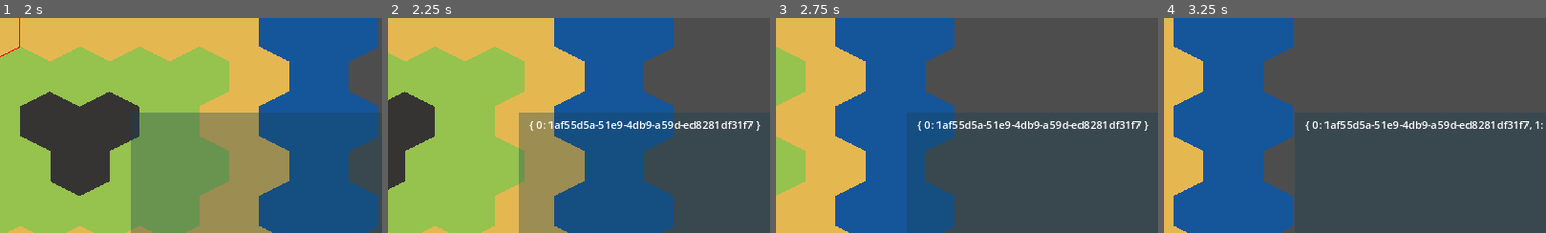
Above: before the commit, frames 1-4 (left to right).
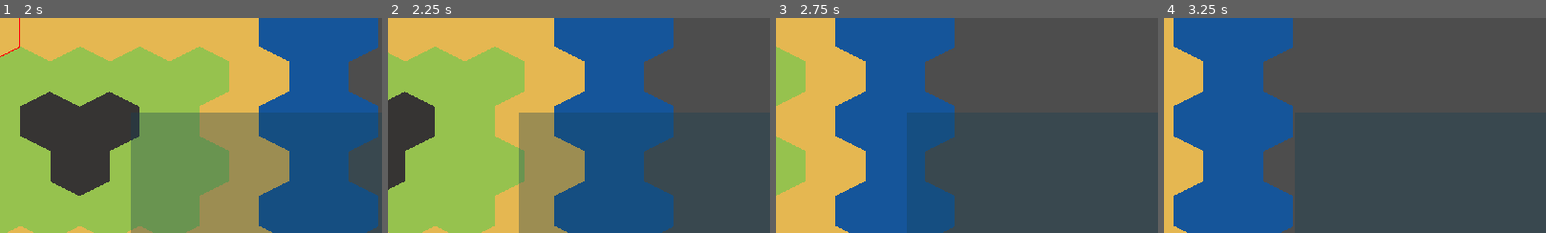
Above: after the commit, the same moments.

Repository: Z-Puyu/project-archaetech
Game: Godot game, scene res://common/main.tscn
Two runs of this game, one before a commit and one after it. Both use one fixed random seed, a clock stepped at 60 frames per second and the inputs below.
Inputs (mouse positions are % of the whole screen's width and height, from its top left):
- Up to frame 1 (2 s): click "Play" at 0.5 s; tap Enter at 1.25 s; move the mouse to (72, 45) at 1.27 s; hold Right (ui_right) from 1.28 s (still down); hold Mouse wheel down (wheel_down) from 1.28 s (still down); click (72, 45) at 1.42 s; tap Space (ui_select) at 1.52 s
- Up to frame 2 (2.25 s): release Right (ui_right) at 2 s; release Mouse wheel down (wheel_down) at 2 s; click "New Unit" at 2 s
- Up to frame 3 (2.75 s): no input
- Up to frame 4 (3.25 s): click "New Unit" at 2.75 s
The pictures show only the part of the screen within x 50-100%, y 41-91%; the shares and areas given below are measured in that part.

Frame 1 is identical in both runs. In frame 2, 1.1% of the frame differs, in the area x 37-98%, y 48-53%; in frame 3, 1.1%; in frame 4, 1.1%, in the area x 37-100%, y 48-53%.

Commit message:
Add terrains

Diff:
--- a/assets/buildings/ForestryBuilding.tscn
+++ b/assets/buildings/ForestryBuilding.tscn
@@ -1,35 +1,12 @@
-[gd_scene load_steps=9 format=3 uid="uid://cqgtpy301ir2"]
+[gd_scene load_steps=4 format=3 uid="uid://cqgtpy301ir2"]
 
 [ext_resource type="Script" path="res://common/buildings/ProductionBuilding.gd" id="1_5j6vv"]
-[ext_resource type="Resource" uid="uid://bvtxum4q5uj0v" path="res://common/jobs/WoodcutterJob.tres" id="2_abv27"]
-[ext_resource type="Script" path="res://common/buildings/ProductionMethod.gd" id="2_ctvx2"]
-[ext_resource type="Script" path="res://common/buildings/BuildingData.gd" id="3_mphjg"]
-[ext_resource type="Resource" uid="uid://bx07rulho34t1" path="res://common/resources/basic/WoodResource.tres" id="4_ptska"]
+[ext_resource type="Resource" uid="uid://c30c0sshkh4ys" path="res://common/buildings/ForestryBuilding.tres" id="2_fo031"]
 [ext_resource type="Texture2D" uid="uid://bfdfuv51e64ww" path="res://gfx/map-objects/buildings/ForestryBuilding.png" id="5_ap3gh"]
-
-[sub_resource type="Resource" id="Resource_rthfi"]
-script = ExtResource("2_ctvx2")
-name = "Basic"
-recipe = {
-ExtResource("2_abv27"): 2
-}
-
-[sub_resource type="Resource" id="Resource_f3a54"]
-script = ExtResource("3_mphjg")
-name = "Logging Camp"
-icon = ExtResource("5_ap3gh")
-width = 1
-height = 1
-cost = {
-ExtResource("4_ptska"): 100
-}
-time_to_build = 10
-production_methods = Array[ExtResource("2_ctvx2")]([SubResource("Resource_rthfi")])
-activated_production_method = SubResource("Resource_rthfi")
 
 [node name="ForestryBuilding" type="Node2D"]
 script = ExtResource("1_5j6vv")
-data = SubResource("Resource_f3a54")
+data = ExtResource("2_fo031")
 
 [node name="Sprite2D" type="Sprite2D" parent="."]
 texture = ExtResource("5_ap3gh")
--- a/assets/game-data/TileData.gd
+++ /dev/null
@@ -1,16 +0,0 @@
-class_name CellData extends Object
-
-
-var pos: Vector2;
-
-var units: Array[UnitData] = [];
-
-var building: Node2D = null;
-
-var units_count: Array[int] = [0];
-
-func _init(_pos: Vector2):
-	pos = _pos;
-
-func _to_string():
-	return str("position: ", self.pos, "building: ", self.buildings, "units: ", self.units)
--- a/common/Map.gd
+++ b/common/Map.gd
@@ -1,14 +1,20 @@
-extends TileMap
+class_name Map extends TileMap
 
 const MAIN_LAYER: int = 0
 const MAIN_ATLAS: int = 0
-enum TILE_TYPE {PLAIN, OCEAN, FOREST, DESERT, MOUNTAIN}
+enum terrains {
+	PLAIN,
+	OCEAN,
+	FOREST,
+	DESERT,
+	MOUNTAIN
+}
 
 # @onready var debugger: Label = $"../UILayer/ForDebug";
 @onready var InGameUI = get_tree().root.get_node("World/InGameUI/UILayer/InfoPanel")
-var grid: Dictionary # [Vector2i, CellData]
+var grid: Dictionary # [Vector2i, Cell]
 
-signal tile_selected(cell: CellData)
+signal tile_selected(cell: Cell)
 var curr_selected: Vector2i
 
 # Called when the node enters the scene tree for the first time.
@@ -18,7 +24,7 @@
 	for x in range(-1, 12):
 		for y in range(-1, 9):
 			var _pos: Vector2i = Vector2i(x, y)
-			grid[_pos] = CellData.new(_pos)
+			grid[_pos] = Cell.new(_pos)
 
 
 # Called every frame. 'delta' is the elapsed time since the previous frame.
@@ -29,24 +35,24 @@
 	if event is InputEventMouse:
 		if event.is_pressed() and event.button_index == MOUSE_BUTTON_LEFT:
 			var global_cursor_pos: Vector2 = self.make_input_local(event).position
-			var local_selection: Vector2i = self.local_to_map(global_cursor_pos)
-			var atlas_coords: Vector2i = self.get_cell_atlas_coords(MAIN_LAYER, local_selection)
-			var tile_type: int = atlas_coords[0]
+			self.curr_selected = self.local_to_map(global_cursor_pos)
+			var atlas_coords: Vector2i = self.get_cell_atlas_coords(MAIN_LAYER, self.curr_selected)
+			var tile_data: TileData = self.get_cell_tile_data(MAIN_LAYER, self.curr_selected)
+			var terrain: TerrainData = tile_data.get_custom_data("terrain")
 			self.clear_layer(1)
-			self.set_cell(1, local_selection, 0, Vector2i(5, 0))
-			self.curr_selected = local_selection
-			self.tile_selected.emit(grid[local_selection])
-			var f_str: String = "{pos} is ".format({"pos": local_selection})
-			match tile_type:
-				TILE_TYPE.PLAIN:
+			self.set_cell(1, self.curr_selected, 0, Vector2i(5, 0))
+			self.tile_selected.emit(grid[self.curr_selected])
+			var f_str: String = "{pos} is ".format({"pos": self.curr_selected})
+			match terrain.type:
+				terrains.PLAIN:
 					f_str += "a plain."
-				TILE_TYPE.OCEAN:
+				terrains.OCEAN:
 					f_str += "an ocean."
-				TILE_TYPE.FOREST:
+				terrains.FOREST:
 					f_str += "a forest."
-				TILE_TYPE.DESERT:
+				terrains.DESERT:
 					f_str += "a desert."
-				TILE_TYPE.MOUNTAIN:
+				terrains.MOUNTAIN:
 					f_str += "a mountain."
 				_:
 					f_str += "nothing."
@@ -63,10 +69,11 @@
 	if (true):
 		var cell_pos: Vector2i = self.curr_selected
 		var local_coords: Vector2 = self.map_to_local(cell_pos)
-		var curr_cell: CellData = self.grid[cell_pos]
-		if BuildingManager.add_building(cell_pos, local_coords, 0):
-			curr_cell.building = BuildingManager.buildings[cell_pos]
-			self.tile_selected.emit(grid[cell_pos]);
+		var curr_cell: Cell = self.grid.get(cell_pos)
+		var tile_data: TileData = self.get_cell_tile_data(MAIN_LAYER, self.curr_selected)
+		if BuildingManager.add_building(tile_data, cell_pos, local_coords, 0):
+			curr_cell.building = BuildingManager.buildings.get(cell_pos)
+			self.tile_selected.emit(self.grid.get(cell_pos));
 
 func _to_string():
 	return str(grid);
--- /dev/null
+++ b/common/buildings/Building.gd
@@ -0,0 +1,14 @@
+class_name Building extends Node2D
+
+@export var data: BuildingData
+
+func can_be_built(tile_data: TileData) -> bool:
+	var cost: Dictionary = self.data.cost
+	if not (self.data.required_terrains.has(tile_data.get_custom_data("terrain"))):
+		return false
+	for resource in cost.keys():
+		if not ResourceManager.has_enough(resource, cost.get(resource)):
+			print("%s is insufficient! Currently has %f but needs %d!" % [resource, ResourceManager.resources.get(resource), cost.get(resource)])
+			return false
+	print("%s can be built!" % self)
+	return true
--- a/common/buildings/BuildingData.gd
+++ b/common/buildings/BuildingData.gd
@@ -6,6 +6,8 @@
 @export var width: int = 1
 @export var height: int = 1 # The actual height will be 2h - 1 for aesthetic purposes
 @export var cost: Dictionary
+@export var required_terrains: Dictionary
+@export var required_resource: ResourceData
 @export var time_to_build: int
 @export var production_methods: Array[ProductionMethod]
 @export var activated_production_method: ProductionMethod
--- a/common/buildings/ForestryBuilding.tres
+++ b/common/buildings/ForestryBuilding.tres
@@ -1,9 +1,10 @@
-[gd_resource type="Resource" script_class="BuildingData" load_steps=6 format=3 uid="uid://c30c0sshkh4ys"]
+[gd_resource type="Resource" script_class="BuildingData" load_steps=7 format=3 uid="uid://c30c0sshkh4ys"]
 
 [ext_resource type="Resource" uid="uid://bvtxum4q5uj0v" path="res://common/jobs/WoodcutterJob.tres" id="1_x0gsh"]
 [ext_resource type="Script" path="res://common/buildings/BuildingData.gd" id="1_xx76p"]
 [ext_resource type="Script" path="res://common/buildings/ProductionMethod.gd" id="2_6rnoi"]
-[ext_resource type="Resource" uid="uid://bx07rulho34t1" path="res://common/resources/WoodResource.tres" id="3_31gcr"]
+[ext_resource type="Resource" uid="uid://bx07rulho34t1" path="res://common/resources/basic/WoodResource.tres" id="3_31gcr"]
+[ext_resource type="Resource" uid="uid://dxbx5g0bdwsaj" path="res://common/terrain/ForestTerrain.tres" id="4_xbmfo"]
 
 [sub_resource type="Resource" id="Resource_sdvks"]
 script = ExtResource("2_6rnoi")
@@ -20,6 +21,9 @@
 cost = {
 ExtResource("3_31gcr"): 100
 }
+required_terrains = {
+ExtResource("4_xbmfo"): null
+}
 time_to_build = 10
 production_methods = Array[ExtResource("2_6rnoi")]([SubResource("Resource_sdvks")])
 activated_production_method = SubResource("Resource_sdvks")
--- a/common/buildings/ProductionBuilding.gd
+++ b/common/buildings/ProductionBuilding.gd
@@ -1,12 +1,14 @@
-class_name ProductionBuilding extends Node2D
+class_name ProductionBuilding extends Building
 
-@export var data: BuildingData
+const Building = preload("res://common/buildings/Building.gd")
 var employment: Dictionary
+var max_employment: Dictionary
 
 func _ready():
 	var jobs: Dictionary = self.data.activated_production_method.recipe
 	for job in jobs.keys():
 		self.employment[job] = 0
+		self.max_employment[job] = jobs.get(job)
 	GameManager.new_month.connect(self.work)
 
 func work():
@@ -15,25 +17,16 @@
 	for job in employment.keys():
 		ResourceManager.supply(job, employment.get(job))
 		# If the building is under-employed, it will try to recruit
-		if employment.get(job) < self.data.activated_production_method.recipe.get(job):
+		if employment.get(job) < self.max_employment.get(job):
 			employ(job)
 
 func employ(job: JobData):
-	var num_positions: int = self.data.activated_production_method.recipe.get(job)
+	var num_positions: int = self.self.max_employment.get(job)
 	var demand = num_positions - employment.get(job)
 	var recruitment = min(demand, PopManager.unemployed)
 	employment[job] += recruitment
 	PopManager.unemployed -= recruitment
 	print("%s has employed %d new workers" % [self, recruitment])
 
-func can_be_built() -> bool:
-	var cost: Dictionary = self.data.cost
-	for resource in cost.keys():
-		if not ResourceManager.has_enough(resource, cost.get(resource)):
-			print("%s is insufficient! Currently has %f but needs %d!" % [resource, ResourceManager.resources.get(resource), cost.get(resource)])
-			return false
-	print("%s can be built!" % self)
-	return true
-
 func _to_string() -> String:
 	return str(self.data.name, " with production method ", self.data.activated_production_method.name)
--- a/assets/game-data/CellData.gd
+++ b/common/map/Cell.gd
@@ -1,14 +1,12 @@
-class_name CellData extends Object
+class_name Cell extends Resource
 
-var pos: Vector2;
+var pos: Vector2i;
 
 var units: Array[UnitData] = [];
-
-var building: Node2D;
-
+var building: Building;
 var units_count: Array[int] = [0];
 
-func _init(_pos: Vector2):
+func _init(_pos: Vector2i):
 	pos = _pos;
 
 func _to_string():
--- /dev/null
+++ b/common/terrain/DesertTerrain.tres
@@ -0,0 +1,22 @@
+[gd_resource type="Resource" script_class="TerrainData" load_steps=6 format=3 uid="uid://bfuicndnh6uun"]
+
+[ext_resource type="Script" path="res://common/terrain/TerrainData.gd" id="1_2qyrc"]
+[ext_resource type="Resource" uid="uid://bkkv4wkn24vgv" path="res://common/resources/collectibles/SiliconeResource.tres" id="1_yjdmp"]
+[ext_resource type="Resource" uid="uid://dqd55xijfan2w" path="res://common/resources/collectibles/GemResource.tres" id="2_r3mlg"]
+[ext_resource type="Resource" uid="uid://cl112lb4467rc" path="res://common/resources/collectibles/PreciousMetalsResource.tres" id="3_jkiqr"]
+[ext_resource type="Resource" uid="uid://510e1hm7b75n" path="res://common/resources/collectibles/FuelResource.tres" id="4_nw431"]
+
+[resource]
+script = ExtResource("1_2qyrc")
+type = 3
+time_to_traverse = 6
+impassible = false
+harmful = false
+damage_per_day = 0
+resource_probability = 0.2
+discoverable_resources = {
+ExtResource("1_yjdmp"): 30,
+ExtResource("2_r3mlg"): 10,
+ExtResource("3_jkiqr"): 10,
+ExtResource("4_nw431"): 50
+}
--- /dev/null
+++ b/common/terrain/ForestTerrain.tres
@@ -0,0 +1,22 @@
+[gd_resource type="Resource" script_class="TerrainData" load_steps=6 format=3 uid="uid://dxbx5g0bdwsaj"]
+
+[ext_resource type="Resource" uid="uid://cwrb3kbkyep81" path="res://common/resources/collectibles/GameResource.tres" id="1_4kl4m"]
+[ext_resource type="Script" path="res://common/terrain/TerrainData.gd" id="1_qqevl"]
+[ext_resource type="Resource" uid="uid://d01aflin4f3gb" path="res://common/resources/collectibles/HerbsResources.tres" id="2_v42nv"]
+[ext_resource type="Resource" uid="uid://3rmd6tq8ddxh" path="res://common/resources/collectibles/RubberResource.tres" id="3_7hao7"]
+[ext_resource type="Resource" uid="uid://0uu8f7ixqojq" path="res://common/resources/collectibles/FruitsResource.tres" id="4_cd378"]
+
+[resource]
+script = ExtResource("1_qqevl")
+type = 2
+time_to_traverse = 8
+impassible = false
+harmful = false
+damage_per_day = 0
+resource_probability = 0.3
+discoverable_resources = {
+ExtResource("1_4kl4m"): 100,
+ExtResource("2_v42nv"): 80,
+ExtResource("3_7hao7"): 30,
+ExtResource("4_cd378"): 100
+}
--- /dev/null
+++ b/common/terrain/MountainTerrain.tres
@@ -0,0 +1,34 @@
+[gd_resource type="Resource" script_class="TerrainData" load_steps=12 format=3 uid="uid://obr3cg2hliic"]
+
+[ext_resource type="Resource" uid="uid://bruxu2nwuar3j" path="res://common/resources/collectibles/MetalsResource.tres" id="1_brlcw"]
+[ext_resource type="Script" path="res://common/terrain/TerrainData.gd" id="1_ffjt5"]
+[ext_resource type="Resource" uid="uid://dqd55xijfan2w" path="res://common/resources/collectibles/GemResource.tres" id="2_7gflu"]
+[ext_resource type="Resource" uid="uid://cl112lb4467rc" path="res://common/resources/collectibles/PreciousMetalsResource.tres" id="3_gm6kb"]
+[ext_resource type="Resource" uid="uid://bkkv4wkn24vgv" path="res://common/resources/collectibles/SiliconeResource.tres" id="4_rjdyq"]
+[ext_resource type="Resource" uid="uid://bd0vk7agwf27c" path="res://common/resources/collectibles/SulfurResource.tres" id="5_aiiwe"]
+[ext_resource type="Resource" uid="uid://cwrb3kbkyep81" path="res://common/resources/collectibles/GameResource.tres" id="6_3yytw"]
+[ext_resource type="Resource" uid="uid://0uu8f7ixqojq" path="res://common/resources/collectibles/FruitsResource.tres" id="7_hkg7k"]
+[ext_resource type="Resource" uid="uid://510e1hm7b75n" path="res://common/resources/collectibles/FuelResource.tres" id="8_aaqyp"]
+[ext_resource type="Resource" uid="uid://ttkaj4va1qbj" path="res://common/resources/collectibles/ClayResource.tres" id="9_wdxwi"]
+[ext_resource type="Resource" uid="uid://d01aflin4f3gb" path="res://common/resources/collectibles/HerbsResources.tres" id="10_jxmxc"]
+
+[resource]
+script = ExtResource("1_ffjt5")
+type = 4
+time_to_traverse = 15
+impassible = false
+harmful = false
+damage_per_day = 0
+resource_probability = 0.5
+discoverable_resources = {
+ExtResource("1_brlcw"): 100,
+ExtResource("2_7gflu"): 80,
+ExtResource("3_gm6kb"): 30,
+ExtResource("4_rjdyq"): 50,
+ExtResource("5_aiiwe"): 50,
+ExtResource("6_3yytw"): 50,
+ExtResource("7_hkg7k"): 50,
+ExtResource("8_aaqyp"): 20,
+ExtResource("9_wdxwi"): 30,
+ExtResource("10_jxmxc"): 30
+}
--- /dev/null
+++ b/common/terrain/OceanTerrain.tres
@@ -0,0 +1,18 @@
+[gd_resource type="Resource" script_class="TerrainData" load_steps=4 format=3 uid="uid://dbtwq3h3rpn27"]
+
+[ext_resource type="Script" path="res://common/terrain/TerrainData.gd" id="1_alg2v"]
+[ext_resource type="Resource" uid="uid://otg0hkf6gu3m" path="res://common/resources/collectibles/SeafoodResource.tres" id="1_qcpdq"]
+[ext_resource type="Resource" uid="uid://510e1hm7b75n" path="res://common/resources/collectibles/FuelResource.tres" id="2_ub3qa"]
+
+[resource]
+script = ExtResource("1_alg2v")
+type = 1
+time_to_traverse = 1
+impassible = true
+harmful = false
+damage_per_day = 0
+resource_probability = 0.2
+discoverable_resources = {
+ExtResource("1_qcpdq"): 50,
+ExtResource("2_ub3qa"): 10
+}
--- /dev/null
+++ b/common/terrain/PlainTerrain.tres
@@ -0,0 +1,20 @@
+[gd_resource type="Resource" script_class="TerrainData" load_steps=5 format=3 uid="uid://bce52sx4o7sel"]
+
+[ext_resource type="Resource" uid="uid://0uu8f7ixqojq" path="res://common/resources/collectibles/FruitsResource.tres" id="1_rdakr"]
+[ext_resource type="Script" path="res://common/terrain/TerrainData.gd" id="1_yyqh3"]
+[ext_resource type="Resource" uid="uid://d01aflin4f3gb" path="res://common/resources/collectibles/HerbsResources.tres" id="2_h6hfk"]
+[ext_resource type="Resource" uid="uid://ttkaj4va1qbj" path="res://common/resources/collectibles/ClayResource.tres" id="3_ekj60"]
+
+[resource]
+script = ExtResource("1_yyqh3")
+type = 0
+time_to_traverse = 3
+impassible = false
+harmful = false
+damage_per_day = 0
+resource_probability = 0.1
+discoverable_resources = {
+ExtResource("1_rdakr"): 30,
+ExtResource("2_h6hfk"): 20,
+ExtResource("3_ekj60"): 10
+}
--- /dev/null
+++ b/common/terrain/TerrainData.gd
@@ -0,0 +1,9 @@
+class_name TerrainData extends Resource
+
+@export var type: int
+@export var time_to_traverse: int # Number of days to pass through the tile
+@export var impassible: bool = false
+@export var harmful: bool = false
+@export var damage_per_day: int
+@export var resource_probability: float # Probability that collectible resources is discovered
+@export var discoverable_resources: Dictionary # [Resource, Weight]
--- a/common/util/ConstructibleTask.gd
+++ b/common/util/ConstructibleTask.gd
@@ -19,6 +19,7 @@
 func progress():
 	self._days_remaining -= 1
 	if self._days_remaining == 0:
-		BuildingManager.spawn_building.emit(self.value(), self._pos)
+		if self.value() is Building:
+			BuildingManager.spawn_building.emit(self.value(), self._pos)
 		GameManager.game_clock.timeout.disconnect(self.progress)
 		self.terminate.emit(self)
--- a/common/world.tscn
+++ b/common/world.tscn
@@ -1,9 +1,14 @@
-[gd_scene load_steps=8 format=3 uid="uid://dgyp3l4utsj7s"]
+[gd_scene load_steps=13 format=3 uid="uid://dgyp3l4utsj7s"]
 
 [ext_resource type="Script" path="res://common/Map.gd" id="1_3x27s"]
 [ext_resource type="Texture2D" uid="uid://csdm1hirudqb4" path="res://gfx/map-objects/tiles.png" id="1_8u1nl"]
 [ext_resource type="Script" path="res://common/World.gd" id="1_ihkiw"]
+[ext_resource type="Resource" uid="uid://bce52sx4o7sel" path="res://common/terrain/PlainTerrain.tres" id="2_e14fj"]
+[ext_resource type="Resource" uid="uid://dbtwq3h3rpn27" path="res://common/terrain/OceanTerrain.tres" id="3_87gj5"]
 [ext_resource type="Script" path="res://common/MainCamera.gd" id="3_iewd5"]
+[ext_resource type="Resource" uid="uid://dxbx5g0bdwsaj" path="res://common/terrain/ForestTerrain.tres" id="4_32k2g"]
+[ext_resource type="Resource" uid="uid://bfuicndnh6uun" path="res://common/terrain/DesertTerrain.tres" id="5_ilre5"]
+[ext_resource type="Resource" uid="uid://obr3cg2hliic" path="res://common/terrain/MountainTerrain.tres" id="6_6uuyl"]
 [ext_resource type="PackedScene" uid="uid://dwmspwwtu1d2d" path="res://interface/InGameUI.tscn" id="6_8lgig"]
 
 [sub_resource type="TileSetAtlasSource" id="TileSetAtlasSource_u45k1"]
@@ -13,15 +18,22 @@
 separation = Vector2i(10, 0)
 texture_region_size = Vector2i(100, 100)
 0:0/0 = 0
+0:0/0/custom_data_0 = ExtResource("2_e14fj")
 1:0/0 = 0
+1:0/0/custom_data_0 = ExtResource("3_87gj5")
 2:0/0 = 0
+2:0/0/custom_data_0 = ExtResource("4_32k2g")
 3:0/0 = 0
+3:0/0/custom_data_0 = ExtResource("5_ilre5")
 4:0/0 = 0
+4:0/0/custom_data_0 = ExtResource("6_6uuyl")
 5:0/0 = 0
 
 [sub_resource type="TileSet" id="TileSet_usiub"]
 tile_shape = 3
 tile_size = Vector2i(100, 100)
+custom_data_layer_0/name = "terrain"
+custom_data_layer_0/type = 24
 sources/0 = SubResource("TileSetAtlasSource_u45k1")
 
 [node name="World" type="Node2D"]
--- a/interface/Info.gd
+++ b/interface/Info.gd
@@ -11,7 +11,7 @@
 func _process(delta):
 	pass
 
-func showInfo(_data: CellData):
+func showInfo(_data: Cell):
 	self.visible = true
 	#print(UnitManager.units.keys())
 	#print(_data.pos)
--- a/interface/UnitSelection.gd
+++ b/interface/UnitSelection.gd
@@ -1,6 +1,6 @@
 extends VBoxContainer
 
-func create_entries(_data: CellData):
+func create_entries(_data: Cell):
 	for i in self.get_children():
 		self.remove_child(i)
 		i.queue_free()
--- a/static/BuildingManager.gd
+++ b/static/BuildingManager.gd
@@ -12,7 +12,7 @@
 # var under_construction: Dictionary
 var construction_queue: ConstructionQueue
 
-signal spawn_building(building: Node2D, pos: Vector2i)
+signal spawn_building(building: Building, pos: Vector2i)
 
 func _ready():
 	buildings = {}
@@ -20,11 +20,12 @@
 	construction_queue = ConstructionQueue.new(2)
 	spawn_building.connect(on_building_complete)
 
-func add_building(pos: Vector2i, coords: Vector2, type: int) -> bool:
+func add_building(tile_data: TileData, pos: Vector2i, coords: Vector2, type: int) -> bool:
 	# Note that pos is the local map coordinates
 	curr_spawning_obj = type
-	var obj: Node2D = available_buildings.get(curr_spawning_obj).instantiate()
-	if obj.can_be_built():
+	var obj: Building = available_buildings.get(curr_spawning_obj).instantiate()
+	print(obj.data.required_terrains.size())
+	if obj.can_be_built(tile_data):
 		if buildings.has(pos):
 			print(str("Cell ", pos, " already has a building!"))
 			var building: Node = buildings.get(pos)
@@ -47,7 +48,7 @@
 	return false
 
 func delete_building(pos: Vector2i):
-	var building: Node2D = buildings.get(pos)
+	var building: Building = buildings.get(pos)
 	if building != null:
 		buildings.erase(pos)
 		remove_child(building)
@@ -55,5 +56,5 @@
 	else:
 		print(str("Cell ", pos, " has no building!"))
 
-func on_building_complete(building: Node2D, pos: Vector2i):
+func on_building_complete(building: Building, pos: Vector2i):
 	buildings[pos] = building
Not shown, added: assets/buildings/For2721.tmp
